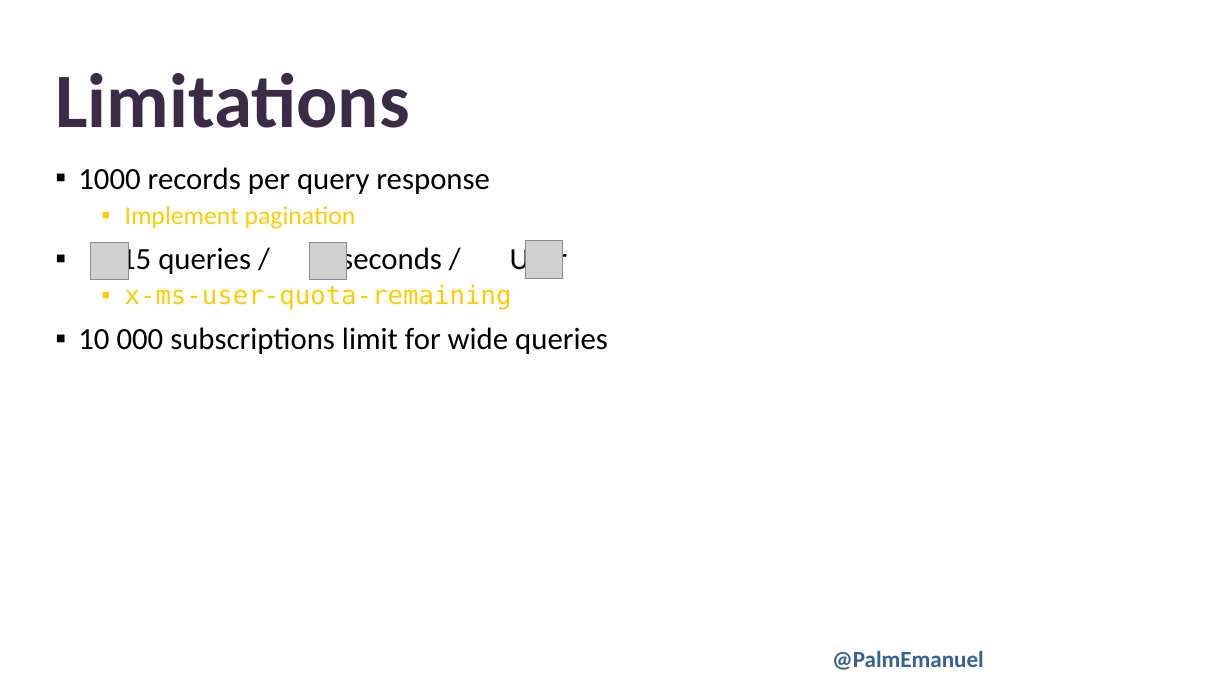
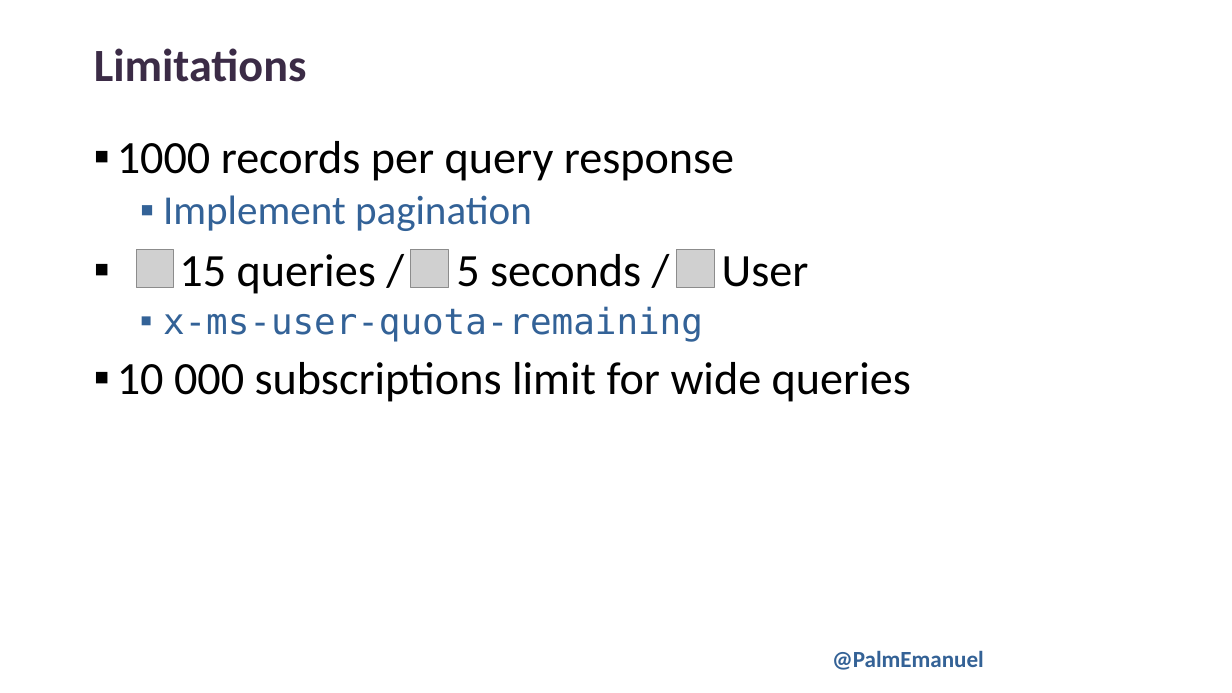
Before and after one commit to PalmEmanuel/PSConfEU, a slide deck: slide 28 of 2026/AzureResourceGraph/PSCONFEU26_EmanuelPalm_ChartingTheCloudySeaWithARG.pptx. Drawn at 1232x693 pixels with LibreOffice and Linux fonts; fonts in the diff are those of the drawing; grey boxes stand for pictures; background and template pictures are left out. Boxes give left, top, right and bottom in pixels: in the first picture for what was removed or moved away, otherwise in the second. Text is boxed around its words. In the diff, an @@ line names an element or a change of style, - is before the commit and + after.

Commit message:
updated slides

```diff
--- a/2026/AzureResourceGraph/PSCONFEU26_EmanuelPalm_ChartingTheCloudySeaWithARG.pptx
+++ b/2026/AzureResourceGraph/PSCONFEU26_EmanuelPalm_ChartingTheCloudySeaWithARG.pptx
@@ text "Limitations" moved from (x1=55, y1=73, x2=409, y2=128) to (x1=94, y1=48, x2=307, y2=82) @@
@@ text "Limitations" at (x1=94, y1=48, x2=307, y2=82): size 60 to 36 pt; vertical alignment bottom to top @@
@@ text "1000 records per query response" moved from (x1=78, y1=167, x2=608, y2=354) to (x1=117, y1=141, x2=911, y2=402) @@
@@ text "1000 records per query response" at (x1=117, y1=141, x2=911, y2=402): size 24 to 36 pt in "1000 records per query response", "15 queries / 5 seconds / User", "10 000 subscriptions limit for wide queries"; size 20 to 32 pt in "Implement pagination"; text colour #FFCC01 to #336297 in "Implement pagination", "x-ms-user-quota-remaining"; size 20 to 28 pt in "x-ms-user-quota-remaining" @@
@@ picture removed at (x1=91, y1=242, x2=128, y2=280) @@
@@ picture added at (x1=136, y1=250, x2=174, y2=287) @@
@@ picture removed at (x1=310, y1=242, x2=348, y2=280) @@
@@ picture added at (x1=411, y1=250, x2=449, y2=287) @@
@@ picture removed at (x1=525, y1=241, x2=563, y2=279) @@
@@ picture added at (x1=677, y1=250, x2=714, y2=287) @@
```
Also in this commit, not shown: 7 other slides changed, 1 slide removed.
